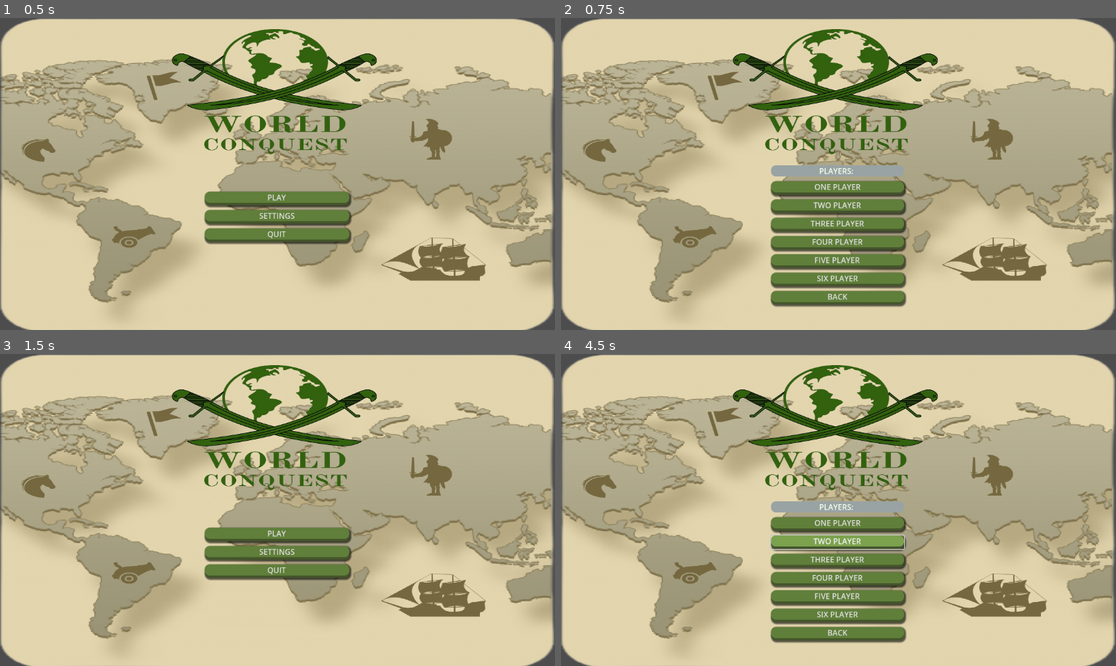
Above: before the commit, frames 1-4 (two rows, left to right).
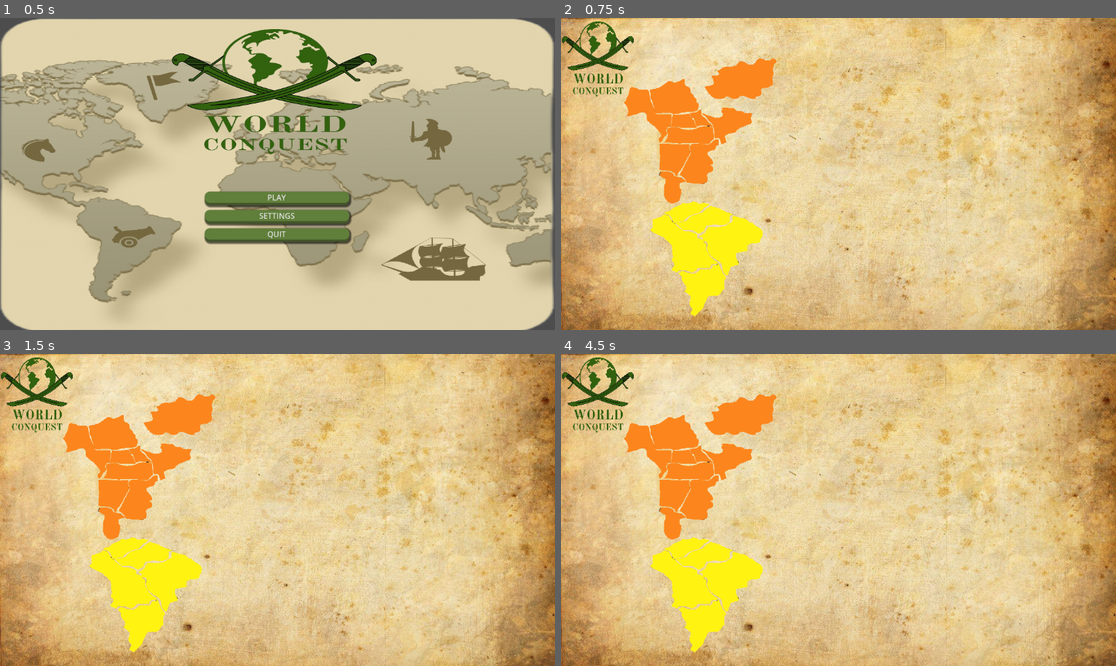
Above: after the commit, the same moments.

Repository: jt-Uni/project-domination
Game: Godot game, scene res://Scenes/Menu/Main.tscn
Same seed, same stepped clock (60 frames per second), same inputs: the game is played once before the commit and once after it.
Inputs (mouse positions are in pixels of both pictures, inside the frame that each line leads up to):
- Up to frame 1 (0.5 s): no input
- Up to frame 2 (0.75 s): click "PLAY" at 0.5 s
- Up to frame 3 (1.5 s): click (277, 634) at 1.25 s, where only the run before the commit has a clickable "BACK"
- Up to frame 4 (4.5 s): click (838, 522) at 2 s, where only the run before the commit has a clickable "ONE PLAYER"; click (838, 522) at 2.75 s, where only the run before the commit has a clickable "ONE PLAYER"; click (838, 534) at 3.5 s, where only the run before the commit has a clickable "PLAY"; click (838, 541) at 4.25 s, where only the run before the commit has a clickable "TWO PLAYER"

Frame 1 is identical in both runs. In frame 2, 85% of the frame differs, in the area x 0-100%, y 0-100%; in frame 3, 83%; in frame 4, 85%.

Commit message:
Finished the polygons for south and north america

Diff:
--- a/Scenes/Map.tscn
+++ b/Scenes/Map.tscn
@@ -1,6 +1,6 @@
 [gd_scene load_steps=20 format=3 uid="uid://cdb4hl6k3x6y8"]
 
-[ext_resource type="Script" path="res://Scripts/map.gd" id="1_6av3f"]
+[ext_resource type="Script" path="res://Scripts/Map.gd" id="1_6av3f"]
 [ext_resource type="Texture2D" uid="uid://c0frebk8cl3gr" path="res://Assets/Graphics/Units/Map Background.png" id="1_qqs7m"]
 [ext_resource type="Texture2D" uid="uid://di80c1djwbmv2" path="res://Assets/Graphics/Units/WorldConquestv2.png" id="2_mjxke"]
 [ext_resource type="Texture2D" uid="uid://dj4ytj318v20e" path="res://Assets/Graphics/map_data/image.png" id="2_qtqca"]
@@ -23,7 +23,6 @@
 [node name="Map" type="Node2D"]
 
 [node name="background" type="Area2D" parent="."]
-script = ExtResource("1_6av3f")
 
 [node name="imagebackground" type="Sprite2D" parent="background"]
 position = Vector2(576, 323.75)
@@ -42,8 +41,10 @@
 texture = ExtResource("2_qtqca")
 
 [node name="north-america" type="Area2D" parent="."]
+script = ExtResource("1_6av3f")
 
 [node name="alaska" type="Area2D" parent="north-america"]
+script = ExtResource("1_6av3f")
 
 [node name="CollisionPolygon2D" type="CollisionPolygon2D" parent="north-america/alaska"]
 polygon = PackedVector2Array(139, 203, 143, 204, 146, 203, 152, 201, 158, 200, 161, 198, 168, 196, 173, 196, 176, 199,  …(579 unchanged characters)…
@@ -56,6 +57,7 @@
 [node name="northwest-territory" type="Area2D" parent="north-america"]
 position = Vector2(184, 201)
 scale = Vector2(0.171053, 0.141331)
+script = ExtResource("1_6av3f")
 
 [node name="CollisionPolygon2D" type="CollisionPolygon2D" parent="north-america/northwest-territory"]
 polygon = PackedVector2Array(0.00012207, -360.855, 11.6924, -332.553, 11.6924, -283.024, 11.6924, -240.57, 23.3848, -21 …(722 unchanged characters)…
@@ -66,6 +68,7 @@
 texture = ExtResource("4_vivka")
 
 [node name="greenland" type="Area2D" parent="north-america"]
+script = ExtResource("1_6av3f")
 
 [node name="CollisionPolygon2D" type="CollisionPolygon2D" parent="north-america/greenland"]
 polygon = PackedVector2Array(299, 143, 299, 146, 302, 149, 306, 154, 306, 158, 309, 158, 312, 162, 316, 165, 321, 167,  …(773 unchanged characters)…
@@ -76,6 +79,7 @@
 texture = ExtResource("5_gn707")
 
 [node name="alberta" type="Area2D" parent="north-america"]
+script = ExtResource("1_6av3f")
 
 [node name="CollisionPolygon2D" type="CollisionPolygon2D" parent="north-america/alberta"]
 polygon = PackedVector2Array(227, 225, 231, 226, 236, 226, 242, 226, 248, 227, 254, 228, 265, 228, 275, 228, 280, 228,  …(249 unchanged characters)…
@@ -86,6 +90,7 @@
 texture = ExtResource("6_534fd")
 
 [node name="ontario" type="Area2D" parent="north-america"]
+script = ExtResource("1_6av3f")
 
 [node name="CollisionPolygon2D" type="CollisionPolygon2D" parent="north-america/ontario"]
 polygon = PackedVector2Array(266, 197, 269, 199, 269, 203, 271, 207, 275, 208, 277, 210, 278, 215, 279, 219, 281, 222,  …(209 unchanged characters)…
@@ -96,6 +101,7 @@
 texture = ExtResource("7_cqncg")
 
 [node name="eastern-canada" type="Area2D" parent="north-america"]
+script = ExtResource("1_6av3f")
 
 [node name="CollisionPolygon2D" type="CollisionPolygon2D" parent="north-america/eastern-canada"]
 polygon = PackedVector2Array(292, 197, 295, 201, 299, 203, 302, 207, 305, 211, 309, 215, 312, 218, 315, 222, 316, 227,  …(469 unchanged characters)…
@@ -106,6 +112,7 @@
 texture = ExtResource("8_vd2r8")
 
 [node name="northern-united-states" type="Area2D" parent="north-america"]
+script = ExtResource("1_6av3f")
 
 [node name="CollisionPolygon2D" type="CollisionPolygon2D" parent="north-america/northern-united-states"]
 polygon = PackedVector2Array(211, 260, 216, 259, 222, 259, 228, 259, 236, 260, 247, 260, 257, 259, 270, 260, 279, 259,  …(229 unchanged characters)…
@@ -116,6 +123,7 @@
 texture = ExtResource("9_up5yd")
 
 [node name="western-united-states" type="Area2D" parent="north-america"]
+script = ExtResource("1_6av3f")
 
 [node name="CollisionPolygon2D" type="CollisionPolygon2D" parent="north-america/western-united-states"]
 polygon = PackedVector2Array(205, 262, 205, 271, 205, 282, 206, 288, 206, 298, 205, 312, 204, 315, 205, 314, 208, 316,  …(239 unchanged characters)…
@@ -126,10 +134,10 @@
 texture = ExtResource("10_d8043")
 
 [node name="eastern-united-states" type="Area2D" parent="north-america"]
+script = ExtResource("1_6av3f")
 
 [node name="CollisionPolygon2D2" type="CollisionPolygon2D" parent="north-america/eastern-united-states"]
 position = Vector2(1.52588e-05, -3.05176e-05)
-scale = Vector2(1, 1)
 polygon = PackedVector2Array(247, 326, 250, 328, 254, 331, 259, 336, 262, 342, 267, 342, 280, 344, 291, 345, 298, 344,  …(489 unchanged characters)…
 
 [node name="Sprite2D" type="Sprite2D" parent="north-america/eastern-united-states"]
@@ -138,6 +146,7 @@
 texture = ExtResource("11_4daff")
 
 [node name="central-america" type="Area2D" parent="north-america"]
+script = ExtResource("1_6av3f")
 
 [node name="CollisionPolygon2D" type="CollisionPolygon2D" parent="north-america/central-america"]
 polygon = PackedVector2Array(203, 325, 209, 330, 214, 333, 217, 336, 216, 342, 215, 348, 214, 357, 214, 365, 215, 372,  …(249 unchanged characters)…
@@ -150,6 +159,7 @@
 [node name="south-america" type="Area2D" parent="."]
 
 [node name="venuzuela" type="Area2D" parent="south-america"]
+script = ExtResource("1_6av3f")
 
 [node name="CollisionPolygon2D" type="CollisionPolygon2D" parent="south-america/venuzuela"]
 polygon = PackedVector2Array(215, 404, 218, 407, 227, 410, 230, 416, 234, 424, 236, 426, 242, 424, 252, 423, 259, 417, 269, 410, 279, 407, 289, 403, 295, 396, 305, 390, 306, 386, 299, 385, 287, 385, 280, 382, 272, 382, 264, 385, 253, 385, 247, 388, 237, 394, 226, 400)
@@ -160,6 +170,7 @@
 texture = ExtResource("14_w2w35")
 
 [node name="bolivia" type="Area2D" parent="south-america"]
+script = ExtResource("1_6av3f")
 
 [node name="CollisionPolygon2D" type="CollisionPolygon2D" parent="south-america/bolivia"]
 polygon = PackedVector2Array(240, 426, 245, 433, 253, 439, 264, 439, 276, 442, 283, 447, 289, 446, 297, 442, 300, 434,  …(189 unchanged characters)…
@@ -170,6 +181,7 @@
 texture = ExtResource("15_65ov1")
 
 [node name="brazil" type="Area2D" parent="south-america"]
+script = ExtResource("1_6av3f")
 
 [node name="CollisionPolygon2D" type="CollisionPolygon2D" parent="south-america/brazil"]
 polygon = PackedVector2Array(288, 453, 293, 455, 295, 459, 298, 464, 304, 465, 304, 470, 304, 482, 308, 492, 315, 495,  …(449 unchanged characters)…
@@ -180,6 +192,7 @@
 texture = ExtResource("16_yf68p")
 
 [node name="peru" type="Area2D" parent="south-america"]
+script = ExtResource("1_6av3f")
 
 [node name="CollisionPolygon2D" type="CollisionPolygon2D" parent="south-america/peru"]
 polygon = PackedVector2Array(186, 440, 187, 443, 196, 446, 201, 450, 208, 453, 214, 459, 221, 463, 227, 470, 231, 479,  …(499 unchanged characters)…
@@ -190,6 +203,7 @@
 texture = ExtResource("17_h7ypw")
 
 [node name="argentina" type="Area2D" parent="south-america"]
+script = ExtResource("1_6av3f")
 
 [node name="CollisionPolygon2D" type="CollisionPolygon2D" parent="south-america/argentina"]
 polygon = PackedVector2Array(245, 531, 249, 535, 250, 540, 253, 546, 256, 552, 260, 558, 259, 563, 256, 567, 258, 571,  …(469 unchanged characters)…
@@ -198,3 +212,36 @@
 position = Vector2(292.438, 564.5)
 scale = Vector2(0.172557, 0.145333)
 texture = ExtResource("18_bg6bg")
+
+[connection signal="mouse_entered" from="north-america" to="north-america" method="_on_mouse_entered"]
+[connection signal="mouse_exited" from="north-america" to="north-america" method="_on_mouse_exited"]
+[connection signal="mouse_entered" from="north-america/alaska" to="north-america/alaska" method="_on_mouse_entered"]
+[connection signal="mouse_exited" from="north-america/alaska" to="north-america/alaska" method="_on_mouse_exited"]
+[connection signal="mouse_entered" from="north-america/northwest-territory" to="north-america/northwest-territory" method="_on_mouse_entered"]
+[connection signal="mouse_exited" from="north-america/northwest-territory" to="north-america/northwest-territory" method="_on_mouse_exited"]
+[connection signal="mouse_entered" from="north-america/greenland" to="north-america/greenland" method="_on_mouse_entered"]
+[connection signal="mouse_exited" from="north-america/greenland" to="north-america/greenland" method="_on_mouse_exited"]
+[connection signal="mouse_entered" from="north-america/alberta" to="north-america/alberta" method="_on_mouse_entered"]
+[connection signal="mouse_exited" from="north-america/alberta" to="north-america/alberta" method="_on_mouse_exited"]
+[connection signal="mouse_entered" from="north-america/ontario" to="north-america/ontario" method="_on_mouse_entered"]
+[connection signal="mouse_exited" from="north-america/ontario" to="north-america/ontario" method="_on_mouse_exited"]
+[connection signal="mouse_entered" from="north-america/eastern-canada" to="north-america/eastern-canada" method="_on_mouse_entered"]
+[connection signal="mouse_exited" from="north-america/eastern-canada" to="north-america/eastern-canada" method="_on_mouse_exited"]
+[connection signal="mouse_entered" from="north-america/northern-united-states" to="north-america/northern-united-states" method="_on_mouse_entered"]
+[connection signal="mouse_exited" from="north-america/northern-united-states" to="north-america/northern-united-states" method="_on_mouse_exited"]
+[connection signal="mouse_entered" from="north-america/western-united-states" to="north-america/western-united-states" method="_on_mouse_entered"]
+[connection signal="mouse_exited" from="north-america/western-united-states" to="north-america/western-united-states" method="_on_mouse_exited"]
+[connection signal="mouse_entered" from="north-america/eastern-united-states" to="north-america/eastern-united-states" method="_on_mouse_entered"]
+[connection signal="mouse_exited" from="north-america/eastern-united-states" to="north-america/eastern-united-states" method="_on_mouse_exited"]
+[connection signal="mouse_entered" from="north-america/central-america" to="north-america/central-america" method="_on_mouse_entered"]
+[connection signal="mouse_exited" from="north-america/central-america" to="north-america/central-america" method="_on_mouse_exited"]
+[connection signal="mouse_entered" from="south-america/venuzuela" to="south-america/venuzuela" method="_on_mouse_entered"]
+[connection signal="mouse_exited" from="south-america/venuzuela" to="south-america/venuzuela" method="_on_mouse_exited"]
+[connection signal="mouse_entered" from="south-america/bolivia" to="south-america/bolivia" method="_on_mouse_entered"]
+[connection signal="mouse_exited" from="south-america/bolivia" to="south-america/bolivia" method="_on_mouse_exited"]
+[connection signal="mouse_entered" from="south-america/brazil" to="south-america/brazil" method="_on_mouse_entered"]
+[connection signal="mouse_exited" from="south-america/brazil" to="south-america/brazil" method="_on_mouse_exited"]
+[connection signal="mouse_entered" from="south-america/peru" to="south-america/peru" method="_on_mouse_entered"]
+[connection signal="mouse_exited" from="south-america/peru" to="south-america/peru" method="_on_mouse_exited"]
+[connection signal="mouse_entered" from="south-america/argentina" to="south-america/argentina" method="_on_mouse_entered"]
+[connection signal="mouse_exited" from="south-america/argentina" to="south-america/argentina" method="_on_mouse_exited"]
--- a/Scripts/Map.gd
+++ b/Scripts/Map.gd
@@ -1,9 +1,10 @@
 extends Area2D
 
 
-func _on_Area2D_mouse_entered():
-	modulate = Color(0, 1, 0)
+
+func _on_mouse_entered():
+	modulate = Color(0, 0, 1)
 
 
-func _on_Area2D_mouse_exited():
+func _on_mouse_exited():
 	modulate = Color(1, 1, 1)
--- a/Scripts/Menu/Main.gd
+++ b/Scripts/Menu/Main.gd
@@ -1,17 +1,17 @@
 extends Control
 
 # replace with correct file directory
-@onready var load_scene = load("")
+@onready var load_scene = load("res://Scenes/map.tscn")
 
 func _on_play_button_pressed() -> void:
 
-	#var this_scene = load_scene.instantiate()
-	#get_tree().root.add_child(this_scene)
+	var this_scene = load_scene.instantiate()
+	get_tree().root.add_child(this_scene)
+	queue_free()
+
+	#var menuplayerscreen = load("res://Scenes/Menu/Menuchooseplayers.tscn").instantiate()
+	#get_tree().root.add_child(menuplayerscreen)
 	#queue_free()
-
-	var menuplayerscreen = load("res://Scenes/Menu/Menuchooseplayers.tscn").instantiate()
-	get_tree().root.add_child(menuplayerscreen)
-	queue_free()
 
 func _on_options_button_pressed():
 	pass # Replace with function body.
